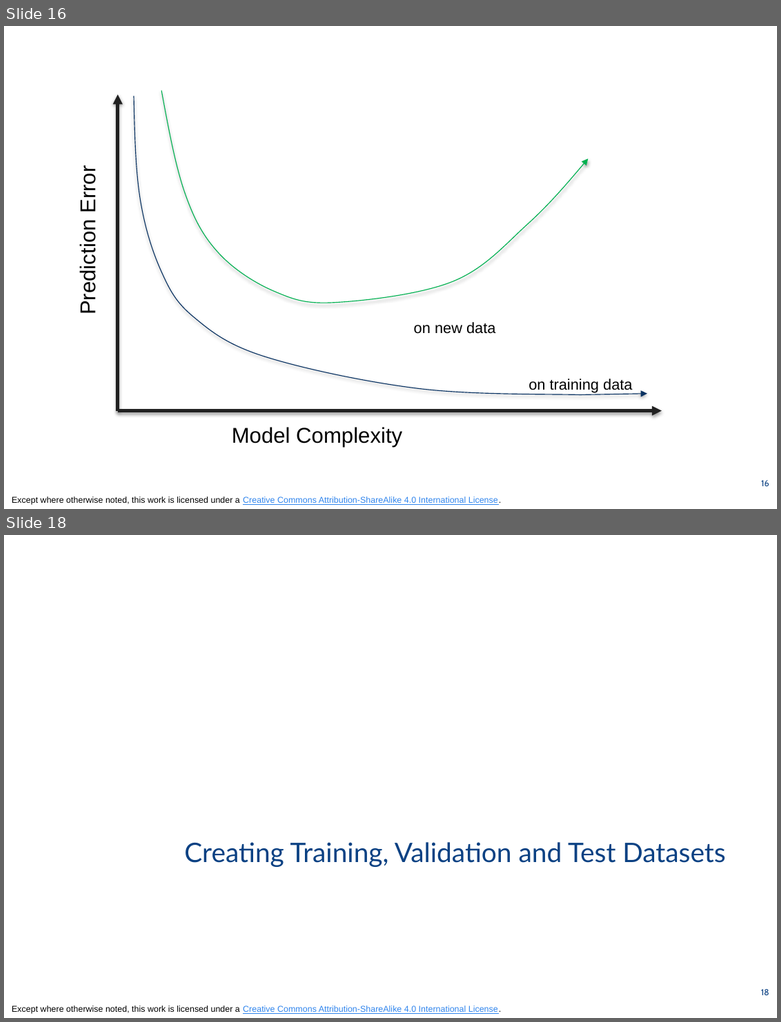
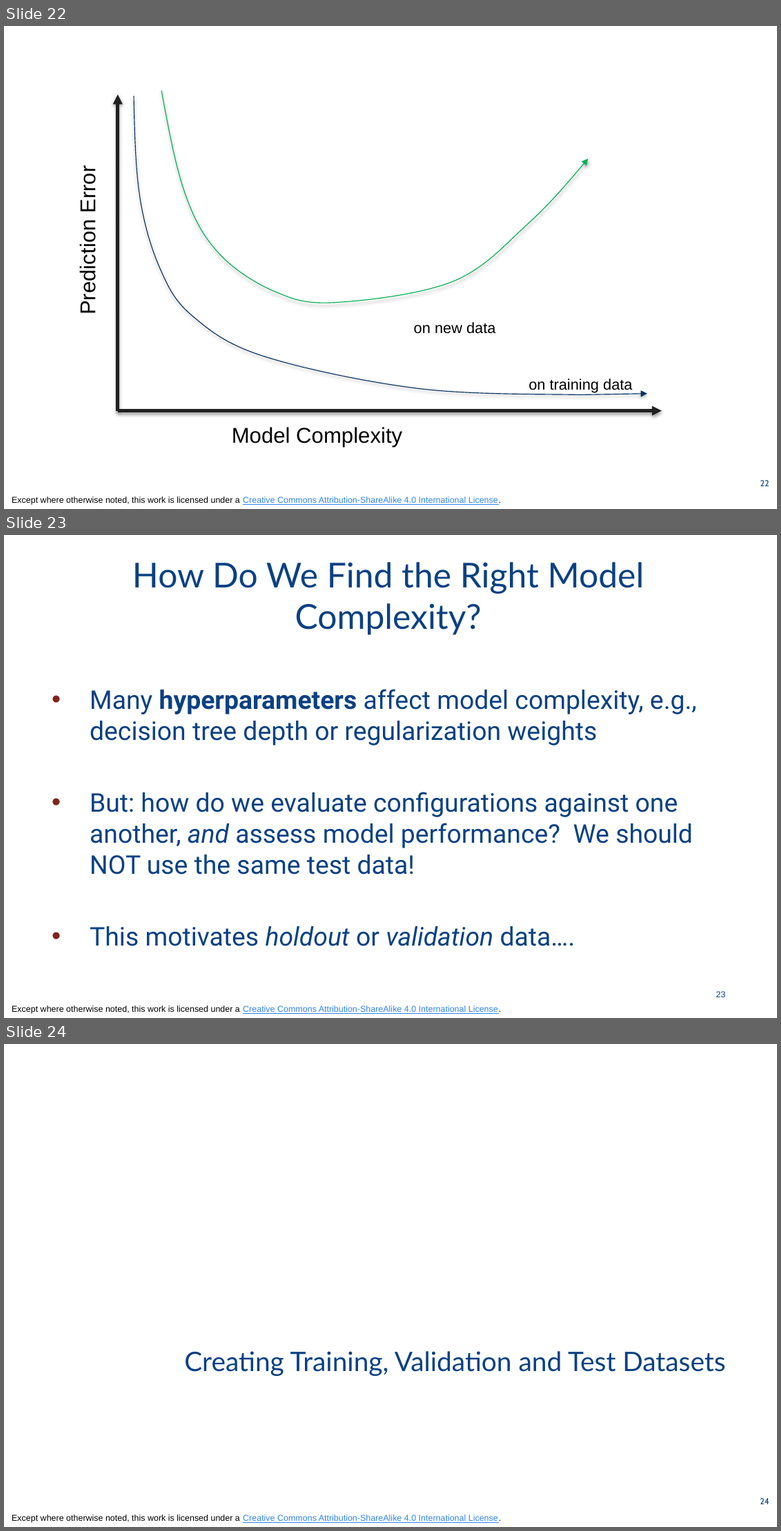
Before and after one commit to odpi/OpenDS4All, a slide deck: opends4all-resources/opends4all-model-assessment/TRAINING-ROBUST-MODELS-hyperparameters-tuning-validation.pptx. Shown one above the other, each under a label of ours: slides 16 and 18 before the commit, slides 22, 23 and 24 after it; the slides between them are not shown. The pictures are 781x1022 and 781x1531 pixels, drawn with LibreOffice and Linux fonts; fonts in the diff are those of the drawing. Boxes give left, top, right and bottom in pixels: in the first picture for what was removed or moved away, otherwise in the second. Text is boxed around its words. In the diff, an @@ line names an element or a change of style, - is before the commit and + after.

Commit message:
Updated validation slides to correct some typos, add knn imputation

```diff
--- a/opends4all-resources/opends4all-model-assessment/TRAINING-ROBUST-MODELS-hyperparameters-tuning-validation.pptx
+++ b/opends4all-resources/opends4all-model-assessment/TRAINING-ROBUST-MODELS-hyperparameters-tuning-validation.pptx
@@ slide 23 added at (4,535,777,1018), background #FFFFFF; not listed: 1 template element that a slide beside it also shows @@
@@ title added at (132,562,644,635), 32 pt, text #0B4183 @@
+How Do We Find the Right Model Complexity?
@@ text added at (90,689,697,946), 24 pt, text #0B4183 @@
+• Many hyperparameters affect model complexity, e.g., decision tree depth or regularization weights
+• But: how do we evaluate configurations against one another, and assess model performance? We should NOT use the same test data!
+• This motivates holdout or validation data….
@@ page number added at (716,991,726,997), 8 pt, text #0B4183 @@
+23
@@ what was slide 16 is now slide 22 @@
@@ page number at (760,480,769,486): text changed @@
-16
+22
@@ what was slide 18 is now slide 24 @@
@@ page number at (760,1498,769,1504): text changed @@
-18
+24
```
Also in this commit, not shown: 7 slides changed, 10 other slides added, 1 slide removed.
